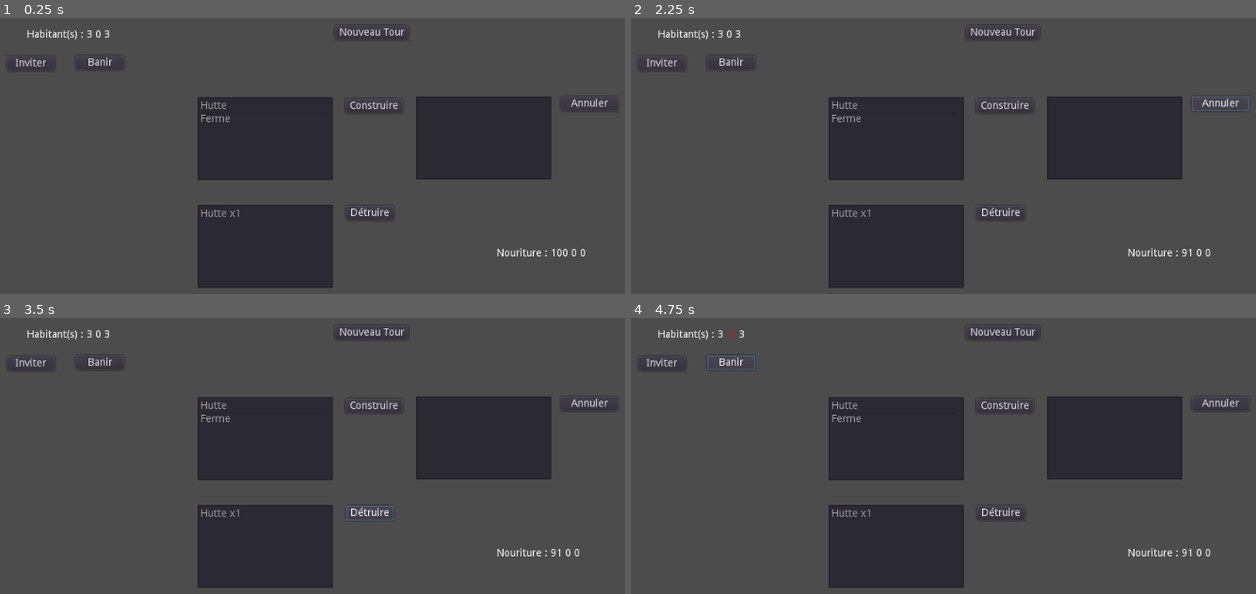
Above: before the commit, frames 1-4 (two rows, left to right).
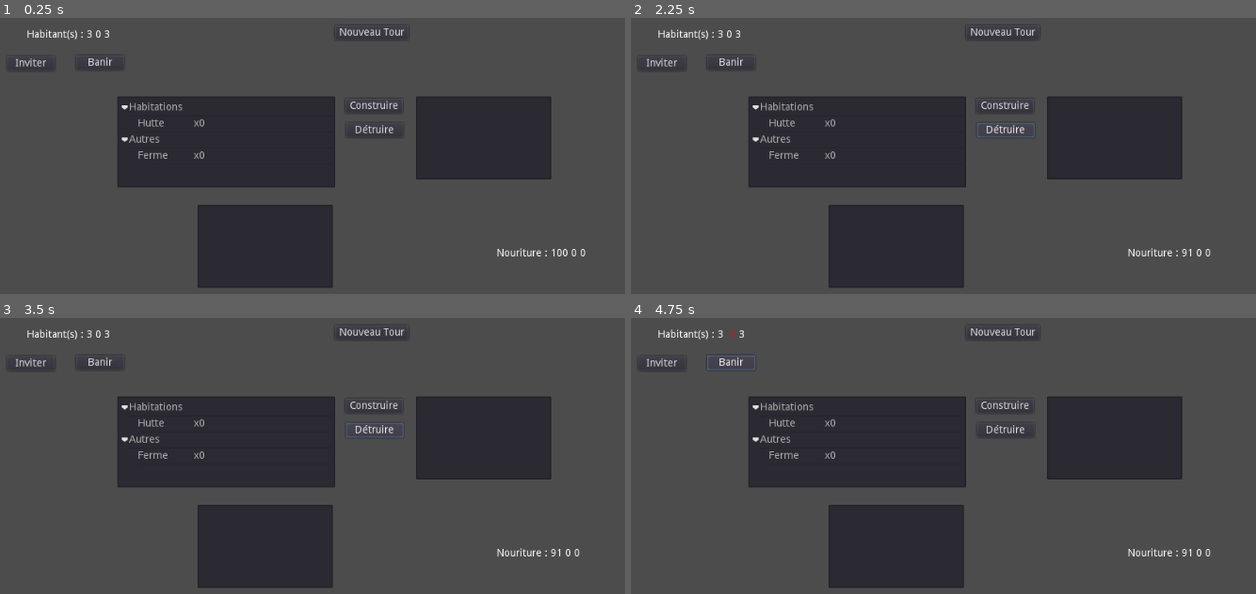
Above: after the commit, the same moments.

Repository: theludovyc/Godot_CityBuilderTurn
Game: Godot game, scene res://Scene/Game.tscn
Same seed, same stepped clock (60 frames per second), same inputs: the game is played once before the commit and once after it. The project has no main scene, so this scene is started directly.
Inputs:
- Up to frame 1 (0.25 s): no input
- Up to frame 2 (2.25 s): click "Nouveau Tour" at 0.5 s; click "Construire" at 1.25 s; click "Annuler" (after the commit: "Détruire") at 2 s
- Up to frame 3 (3.5 s): click "Détruire" at 2.75 s
- Up to frame 4 (4.75 s): click "Inviter" at 3.5 s; click "Banir" at 4.25 s

The runs differ from the first frame. In frame 1, 5.1% of the frame differs, in the area x 18-99%, y 28-73%; in frame 2, 5.2%; in frame 3, 5.2%, in the area x 18-99%, y 28-74%; in frame 4, 5.1%.
Error before the commit: Invalid get index '0' (on base: 'PoolIntArray'). (res://Script/Game.gd:76)
Error after the commit: Attempt to call function 'get_text' in base 'null instance' on a null instance. (res://Script/Game.gd:116)

Commit message:
Buildings

Diff:
--- a/Scene/Game.tscn
+++ b/Scene/Game.tscn
@@ -86,12 +86,6 @@
 margin_bottom = 53.1768
 text = "Nouveau Tour"
 
-[node name="ItemList" type="ItemList" parent="."]
-margin_left = 307.0
-margin_top = 131.0
-margin_right = 491.0
-margin_bottom = 244.0
-
 [node name="ItemList2" type="ItemList" parent="."]
 margin_left = 604.492
 margin_top = 130.302
@@ -112,18 +106,10 @@
 text = "Construire"
 
 [node name="BtnCel" type="Button" parent="."]
-margin_left = 801.337
-margin_top = 129.887
-margin_right = 879.337
-margin_bottom = 149.887
-text = "Annuler"
-
-[node name="BtnRem" type="Button" parent="."]
-margin_left = 509.425
-margin_top = 279.029
-margin_right = 574.425
-margin_bottom = 299.029
-rect_pivot_offset = Vector2( -359.425, 107.273 )
+margin_left = 508.792
+margin_top = 165.563
+margin_right = 586.792
+margin_bottom = 185.563
 text = "Détruire"
 
 [node name="BtnHabAdd" type="Button" parent="."]
@@ -141,6 +127,15 @@
 margin_bottom = 93.7617
 rect_pivot_offset = Vector2( 34.1303, 10.0531 )
 text = "Banir"
+
+[node name="Tree" type="Tree" parent="."]
+margin_left = 198.053
+margin_top = 130.03
+margin_right = 494.053
+margin_bottom = 254.03
+columns = 3
+hide_root = true
+select_mode = 1
 [connection signal="button_down" from="NouvTour" to="." method="_on_NouvTour_button_down"]
 [connection signal="button_down" from="BtnAdd" to="." method="_on_BtnAdd_button_down"]
 [connection signal="button_down" from="BtnCel" to="." method="_on_BtnCel_button_down"]
--- a/Script/Building.gd
+++ b/Script/Building.gd
@@ -1,6 +1,9 @@
 class_name Building
+
+var type:int
 
 var name:String
 
 func _init(s:String):
+	type = 0
 	name = s
--- a/Script/Game.gd
+++ b/Script/Game.gd
@@ -4,9 +4,11 @@
 # var a = 2
 # var b = "text"
 
+var build_alls:Dictionary
+
 var build_adds:Dictionary
 
-var build_ups:Dictionary
+var build_ups
 
 var habAdd = 0
 
@@ -17,12 +19,34 @@
 	$Hbox_Hab/Hab.text = str(MG.hab)
 	$Hbox_Hab/HabMax.text = str(MG.habMax)
 
-	build_ups[MG.buildings[0].name]=[0, 1]
-	$ItemList3.add_item(MG.buildings[0].name + " x1")
+#	var root = $Tree.create_item()
+
+	var prods = $Tree.create_item()
+	prods.set_text(0, "Production")
+	prods.set_selectable(0, false)
+
+	var homes = $Tree.create_item()
+	homes.set_text(0, "Habitations")
+	homes.set_selectable(0, false)
+
+	var others = $Tree.create_item()
+	others.set_text(0, "Autres")
+	others.set_selectable(0, false)
 
 	for building in MG.buildings:
-		$ItemList.add_item(building.name)
+		var b:TreeItem
 
+		match building.type:
+			2:
+				b = $Tree.create_item(homes)
+			_:
+				b = $Tree.create_item(others)
+
+		b.set_text(0, building.name)
+
+		b.set_text(1, "x0")
+
+		build_alls[building.name] = [building, b, 0]
 	pass # Replace with function body.
 
 # Called every frame. 'delta' is the elapsed time since the previous frame.
@@ -56,50 +80,75 @@
 
 	$Hbox_Hab/Hab.text = str(MG.hab)
 
-	$ItemList2.clear()
+	for key in build_adds:
+		var t = build_alls[key]
 
-	for key in build_adds:
-		if build_ups.has(key):
-			build_ups[key][1] += build_adds[key][1]
+		var i = build_adds[key]
 
-			$ItemList3.set_item_text(build_ups[key][0], key + " x" + str(build_ups[key][1]) )
-		else:
-			build_ups[key]=[$ItemList3.get_item_count(), build_adds[key][1] ]
+		t[2] += i
 
-			$ItemList3.add_item(key + " x" + str(build_ups[key][1]) )
+		t[1].set_text(1, "x" + str(t[2]))
+
+		t[1].set_text(2, "")
+
+		t[0].onUp(i)
+
+		match(t[0].type):
+			2:
+				$Hbox_Hab/HabMax.text = str(MG.habMax)
 
 	build_adds.clear()
 
 	pass # Replace with function body.
 
+func resetTreeItem(item:TreeItem, i:int):
+	if i>0:
+		item.set_text(2, "+" + str(i) )
+		item.set_custom_color(2, Color(0, 0.8, 0))
+		return
+	item.set_text(2, str(i) )
+	item.set_custom_color(2, Color(0.8, 0, 0))
+	pass
+
 func _on_BtnAdd_button_down():
-	var index = $ItemList.get_selected_items()[0]
-	var key = MG.buildings[index].name
+	var item = $Tree.get_selected()
+
+	var key = item.get_text(0)
 
 	if build_adds.has(key):
-		build_adds[key][1] += 1
+		build_adds[key] += 1
 
-		$ItemList2.set_item_text(build_adds[key][0], key + " x" + str(build_adds[key][1]) )
+		if build_adds[key] == 0:
+			build_adds.erase(key)
+
+			item.set_text(2, "")
+			return
 	else:
-		build_adds[key]=[$ItemList2.get_item_count(), 1]
+		build_adds[key] = 1
 
-		$ItemList2.add_item(key + " x1")
-
-	pass # Replace with function body.
-
+	resetTreeItem(item, build_adds[key])
+	pass
 
 func _on_BtnCel_button_down():
-	var index = $ItemList.get_selected_items()[0]
-	var key = MG.buildings[index].name
+	var item = $Tree.get_selected()
 
-	if build_adds[key][1] == 1:
-		$ItemList2.remove_item(build_adds[key][0])
+	var key = item.get_text(0)
 
-		build_adds.erase(key)
-	else:
-		build_adds[key][1] -= 1
+	if build_adds.has(key):
+		if build_adds[key] > -build_alls[key][2]:
+			build_adds[key] -= 1
 
-		$ItemList2.set_item_text(build_adds[key][0], key + " x" + str(build_adds[key][1]) )
+			if build_adds[key] == 0:
+				build_adds.erase(key)
+
+				item.set_text(2, "")
+				return
+
+			resetTreeItem(item, build_adds[key])
+	elif build_alls[key][2] > 0:
+		build_adds[key] = -1
+
+		resetTreeItem(item, -1)
 	pass # Replace with function body.
 
 func _on_BtnHabAdd_button_down():
--- a/Script/Home.gd
+++ b/Script/Home.gd
@@ -5,7 +5,8 @@
 var myHab:int
 
 func _init(s:String, i:int).(s):
+	type = 2
 	myHab=i
 
-func onUp():
-	MG.dwell_addMax(myHab)
+func onUp(i:int):
+	MG.dwell_addMax(myHab*i)
--- a/Script/MG.gd
+++ b/Script/MG.gd
@@ -19,6 +19,9 @@
 	buildings.push_back(Building.new("Ferme") )
 	pass # Replace with function body.
 
+func getBuildingName(i:int)->String:
+	return buildings[i].name
+
 func eat():
 	nouTot -= 3*hab
 
